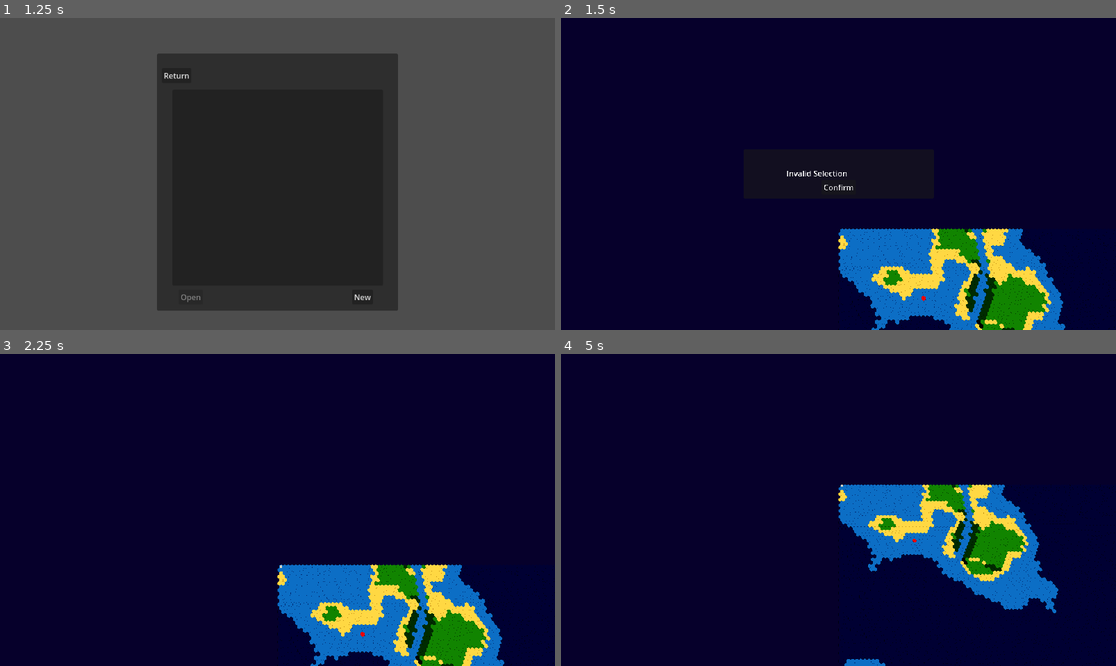
Above: before the commit, frames 1-4 (two rows, left to right).
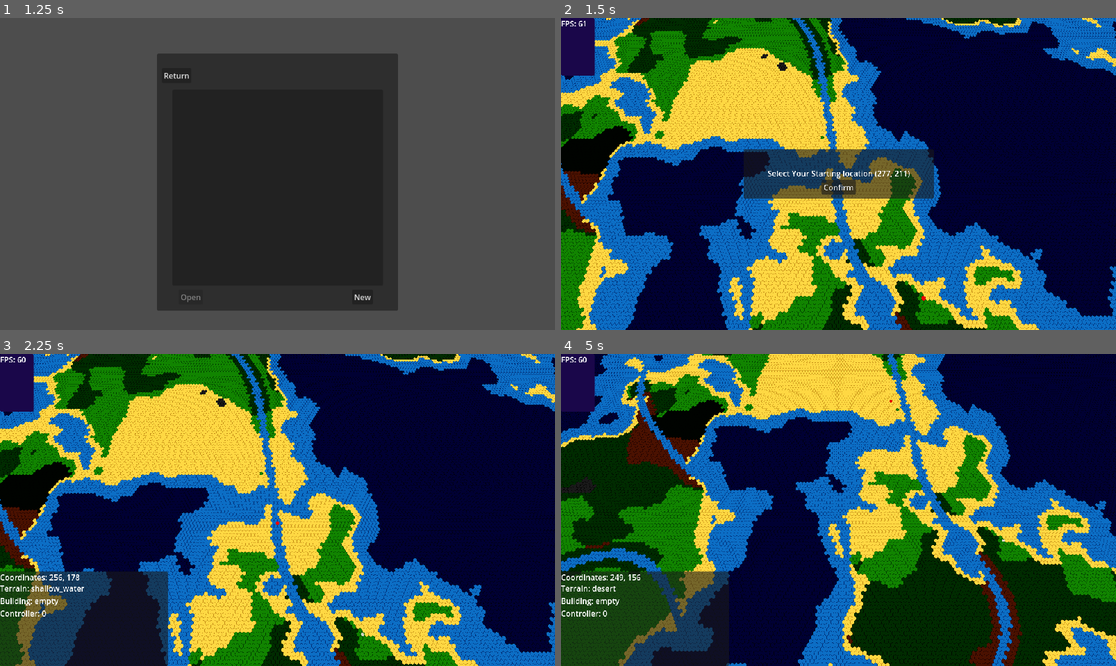
Above: after the commit, the same moments.

Repository: Bonono63/Grand-Strategy-Prototype-II
Game: Godot game, scene res://Menus/main_menu.tscn
Two runs of this game, one before a commit and one after it. Both use one fixed random seed, a clock stepped at 60 frames per second and the inputs below.
Inputs (mouse positions are in pixels of both pictures, inside the frame that each line leads up to):
- Up to frame 1 (1.25 s): click "Singleplayer" at 0.5 s
- Up to frame 2 (1.5 s): click "New" at 1.25 s
- Up to frame 3 (2.25 s): click "Confirm" at 2 s
- Up to frame 4 (5 s): tap Enter at 2.75 s; move the mouse to (960, 494) at 2.77 s; hold A (a) 2.78-3.5 s; click (960, 494) at 2.92 s; tap D (d) at 3.05 s; drag from (727, 525) to (810, 572) at 3.52 s; move the mouse to (894, 441) at 4.27 s; hold S (s) from 4.28 s (still down); click (894, 441) at 4.42 s; tap W (w) at 4.55 s

Frame 1 is identical in both runs. In frame 2, 64% of the frame differs, in the area x 0-100%, y 0-100%; in frame 3, 64%; in frame 4, 75%.

Commit message:
debug pane added, thickened tile border, Started working on country data

Diff:
--- a/Menus/pause_menu.tscn
+++ b/Menus/pause_menu.tscn
@@ -1,6 +1,7 @@
-[gd_scene load_steps=2 format=3 uid="uid://c75oeai5vo60c"]
+[gd_scene load_steps=3 format=3 uid="uid://c75oeai5vo60c"]
 
 [ext_resource type="Script" path="res://Menus/pause_menu.gd" id="1_7h2sx"]
+[ext_resource type="Theme" uid="uid://civ7y1354a4ge" path="res://UI/general.tres" id="2_jrobi"]
 
 [node name="CanvasLayer" type="CanvasLayer"]
 script = ExtResource("1_7h2sx")
@@ -18,6 +19,7 @@
 offset_bottom = 150.0
 grow_horizontal = 2
 grow_vertical = 2
+theme = ExtResource("2_jrobi")
 
 [node name="Return" type="Button" parent="Pause Menu"]
 layout_mode = 1
--- /dev/null
+++ b/UI/debug.gd
@@ -0,0 +1,5 @@
+extends Control
+
+# Called every frame. 'delta' is the elapsed time since the previous frame.
+func _process(delta):
+	$Panel/FPS.text = str("FPS: ",Engine.get_frames_per_second())
--- /dev/null
+++ b/UI/debug.tscn
@@ -0,0 +1,26 @@
+[gd_scene load_steps=3 format=3 uid="uid://dvwglwx540ukw"]
+
+[ext_resource type="Script" path="res://UI/debug.gd" id="1_0ftii"]
+[ext_resource type="Theme" uid="uid://civ7y1354a4ge" path="res://UI/general.tres" id="2_1ui6f"]
+
+[node name="Debug" type="Control"]
+layout_mode = 3
+anchors_preset = 15
+anchor_right = 1.0
+anchor_bottom = 1.0
+grow_horizontal = 2
+grow_vertical = 2
+mouse_filter = 2
+script = ExtResource("1_0ftii")
+
+[node name="Panel" type="Panel" parent="."]
+layout_mode = 0
+offset_right = 70.0
+offset_bottom = 120.0
+mouse_filter = 2
+theme = ExtResource("2_1ui6f")
+
+[node name="FPS" type="Label" parent="Panel"]
+layout_mode = 0
+offset_right = 40.0
+offset_bottom = 23.0
--- /dev/null
+++ b/UI/general.tres
@@ -0,0 +1,15 @@
+[gd_resource type="Theme" load_steps=2 format=3 uid="uid://civ7y1354a4ge"]
+
+[sub_resource type="StyleBoxFlat" id="StyleBoxFlat_xm8i3"]
+content_margin_left = 2.0
+content_margin_top = 2.0
+content_margin_right = 2.0
+content_margin_bottom = 2.0
+bg_color = Color(0.101961, 0.027451, 0.290196, 1)
+corner_radius_top_left = 4
+corner_radius_top_right = 4
+corner_radius_bottom_right = 4
+corner_radius_bottom_left = 4
+
+[resource]
+Panel/styles/panel = SubResource("StyleBoxFlat_xm8i3")
--- /dev/null
+++ b/UI/lobby_prompt.tscn
@@ -0,0 +1,20 @@
+[gd_scene format=3 uid="uid://cja52cxnqu6lc"]
+
+[node name="Lobby Prompt" type="Control"]
+layout_mode = 3
+anchors_preset = 15
+anchor_right = 1.0
+anchor_bottom = 1.0
+grow_horizontal = 2
+grow_vertical = 2
+
+[node name="Panel" type="Panel" parent="."]
+layout_mode = 0
+offset_right = 400.0
+offset_bottom = 200.0
+
+[node name="Label" type="Label" parent="."]
+layout_mode = 0
+offset_right = 40.0
+offset_bottom = 23.0
+text = "Lobby"
--- a/World/Camera3D.gd
+++ b/World/Camera3D.gd
@@ -1,8 +1,8 @@
 extends Node3D
 
-const zoom_increment = 20
-const max_zoom = 1000
-@export var min_zoom = 1
+const zoom_increment = 10
+const max_zoom = 90
+@export var min_zoom = 3
 const default_zoom = 50
 
 const rotation_control_enabled = false
--- /dev/null
+++ b/World/Country.gd
@@ -0,0 +1,8 @@
+class_name Country
+extends Node
+
+## A class for storing misc country data
+
+var color : Color
+var id : int
+var flag : ImageTexture
--- a/World/Map.gd
+++ b/World/Map.gd
@@ -1,4 +1,6 @@
 extends Node
+
+### A class that stores the world's tile map
 
 signal map_loaded
 signal terrain_map_change
@@ -9,12 +11,14 @@
 
 var tile_map : Array
 
-var countries : Array = []
+var countries : Array
 
+# Meant to clear all previously stored tile data when the World is exited ( The Map is otherwise persistant in memory after loading it )
 func clear(_size : Vector2i):
 	size.x = _size.x
 	size.y = _size.y
 	utils.initate_2d_array(tile_map, size.x, size.y)
+	countries = []
 
 func set_terrain(x : int, y : int, value : int):
 	if x <= size.x && y <= size.y:
@@ -30,7 +34,8 @@
 	else:
 		print("building arguments where out of range")
 
-func add_territory(x : int, y : int, country_value : int):
+# set the controller of the tile
+func set_territory(x : int, y : int, country_value : int):
 	if x <= size.x && y <= size.y:
 		tile_map[x][y].controller = country_value
 		emit_signal("territory_map_change", Vector2i(x,y))
--- a/World/Queue.gd
+++ b/World/Queue.gd
@@ -1,19 +1,16 @@
 extends Node
 
+### A Queue for all operations performed on the map, this is meant to allow for realtively simple multiplayer syncing (It will be peer to peer)
+
 var commands : Array
-
-signal build
-signal move
 
 enum types { construct_building, update_controller, set_terrain, division_movement }
 
 func _process(_delta):
-	#print("test")
 	for c in commands:
-		#print(c.type)
+		### matches each command type to its corresponding actions
 		match (c.type):
 			types.construct_building:
-				#print("construct building")
 				Map.add_building(c.arguments[0], c.arguments[1], c.arguments[2])
 			types.update_controller:
 				Map.add_territory(c.arguments[0], c.arguments[1], c.arguments[2])
--- a/World/World.gd
+++ b/World/World.gd
@@ -1,11 +1,11 @@
 extends Node3D
+
+### Stores and operates all World data and functions
+### Essentially the main loop of the game
 
 @onready var minimap = $GUI/Minimap
 @onready var camera = $Camera
 @onready var inspector = $"GUI/location Inspector"
-var minimap_drag = false
-var drag : Vector2
-var minimap_size : Vector2
 
 @export_range(0,1) var sea_level = .4
 @export_range(0,1) var coast_height = .475
@@ -22,11 +22,15 @@
 @export_range(0,1) var river_cutoff = .955
 @export_range(0,1) var river_moisture_addition = 0.25
 
+const HEXAGON_WIDTH = sqrt(3)/2
+
+var sand_color = Color(1, 0.870588, 0.501961, 1)
+
 var terrain_texture : ImageTexture
 
-const HEXAGON_WIDTH = sqrt(3)/2
-
-var sand_color = Color(1, 0.870588, 0.501961, 1)
+var minimap_drag = false
+var drag : Vector2
+var minimap_size : Vector2
 
 var pause : bool
 
@@ -97,8 +101,12 @@
 
 	connect("setup_finished", Callable(self, "on_set_up_finished"))
 
-
-
+	### decide whether to ask for a new country or to select a country
+
+
+
+	# Center the camera in the world
+	set_camera_position(Vector2((Map.size.x*HEXAGON_WIDTH)/2, (Map.size.y*0.75)/2))
 	pick_starting_city_prompt()
 
 func on_terrain_map_update(coordinates : Vector2i):
@@ -121,9 +129,6 @@
 func on_territory_map_update(coordinates : Vector2i):
 
 	pass
-
-#func on_generate_map_texture():
-	#terrain_renderer.texture = terrain_texture
 
 func _process(_delta):
 	update_minimap()
@@ -599,3 +604,6 @@
 	if (minimap_drag):
 		print(drag)
 		camera.position = Vector3((drag.x-Map.size.x)*HEXAGON_WIDTH, camera.position.y, drag.y*0.75)
+
+func set_camera_position(pos : Vector2):
+	camera.position = Vector3(pos.x, camera.position.y, pos.y)
--- a/World/terrain.gdshader
+++ b/World/terrain.gdshader
@@ -26,7 +26,7 @@
 void fragment() {
 	float HEXAGON_WIDTH = sqrt(3.0)/2.0;
 
-	float border_size = 0.005;
+	float border_size = 0.025;
 
 	// Outter hexagon
 	vec2 OUTER_TOP = vec2(HEXAGON_WIDTH/2.0,0.0);
--- a/World/world.tscn
+++ b/World/world.tscn
@@ -1,10 +1,11 @@
-[gd_scene load_steps=17 format=3 uid="uid://cr2mhoqo7014t"]
+[gd_scene load_steps=18 format=3 uid="uid://cr2mhoqo7014t"]
 
 [ext_resource type="Script" path="res://World/World.gd" id="1_wrylp"]
 [ext_resource type="Shader" path="res://World/terrain.gdshader" id="2_cyndq"]
 [ext_resource type="PackedScene" uid="uid://daono88iy1yu0" path="res://World/camera.tscn" id="2_rj17n"]
 [ext_resource type="Script" path="res://UI/minimap_collision.gd" id="4_pjcvx"]
 [ext_resource type="Script" path="res://selection.gd" id="5_kit5i"]
+[ext_resource type="PackedScene" uid="uid://dvwglwx540ukw" path="res://UI/debug.tscn" id="6_g4kjj"]
 
 [sub_resource type="BoxShape3D" id="BoxShape3D_olgbl"]
 size = Vector3(1, 0, 1)
@@ -95,6 +96,30 @@
 
 [node name="GUI" type="CanvasLayer" parent="."]
 
+[node name="Debug" parent="GUI" instance=ExtResource("6_g4kjj")]
+
+[node name="location Inspector" type="Panel" parent="GUI"]
+visible = false
+anchors_preset = 2
+anchor_top = 1.0
+anchor_bottom = 1.0
+offset_top = -40.0
+offset_right = 40.0
+grow_vertical = 0
+mouse_filter = 1
+
+[node name="coords" type="Label" parent="GUI/location Inspector"]
+layout_mode = 0
+offset_right = 40.0
+offset_bottom = 23.0
+text = "coords"
+
+[node name="info" type="Label" parent="GUI/location Inspector"]
+layout_mode = 0
+offset_right = 40.0
+offset_bottom = 23.0
+text = "info info info info info info info info info info info info info info info info info info info info info info info info info info info info info info info info info info info info info info info info info info info info info info info info info info info info info info info info info info info v"
+
 [node name="Minimap" type="ColorRect" parent="GUI"]
 visible = false
 offset_right = 40.0
@@ -128,28 +153,6 @@
 shape = SubResource("RectangleShape2D_nrk3u")
 debug_color = Color(0, 0.6, 0.701961, 0.45098)
 
-[node name="location Inspector" type="Panel" parent="GUI"]
-visible = false
-anchors_preset = 2
-anchor_top = 1.0
-anchor_bottom = 1.0
-offset_top = -40.0
-offset_right = 40.0
-grow_vertical = 0
-mouse_filter = 1
-
-[node name="coords" type="Label" parent="GUI/location Inspector"]
-layout_mode = 0
-offset_right = 40.0
-offset_bottom = 23.0
-text = "coords"
-
-[node name="info" type="Label" parent="GUI/location Inspector"]
-layout_mode = 0
-offset_right = 40.0
-offset_bottom = 23.0
-text = "info info info info info info info info info info info info info info info info info info info info info info info info info info info info info info info info info info info info info info info info info info info info info info info info info info info info info info info info info info info v"
-
 [node name="Camera2D" type="Camera2D" parent="GUI"]
 script = ExtResource("5_kit5i")
 
--- a/project.godot
+++ b/project.godot
@@ -87,3 +87,4 @@
 
 textures/canvas_textures/default_texture_filter=0
 anti_aliasing/quality/msaa_3d=3
+anti_aliasing/quality/screen_space_aa=1
